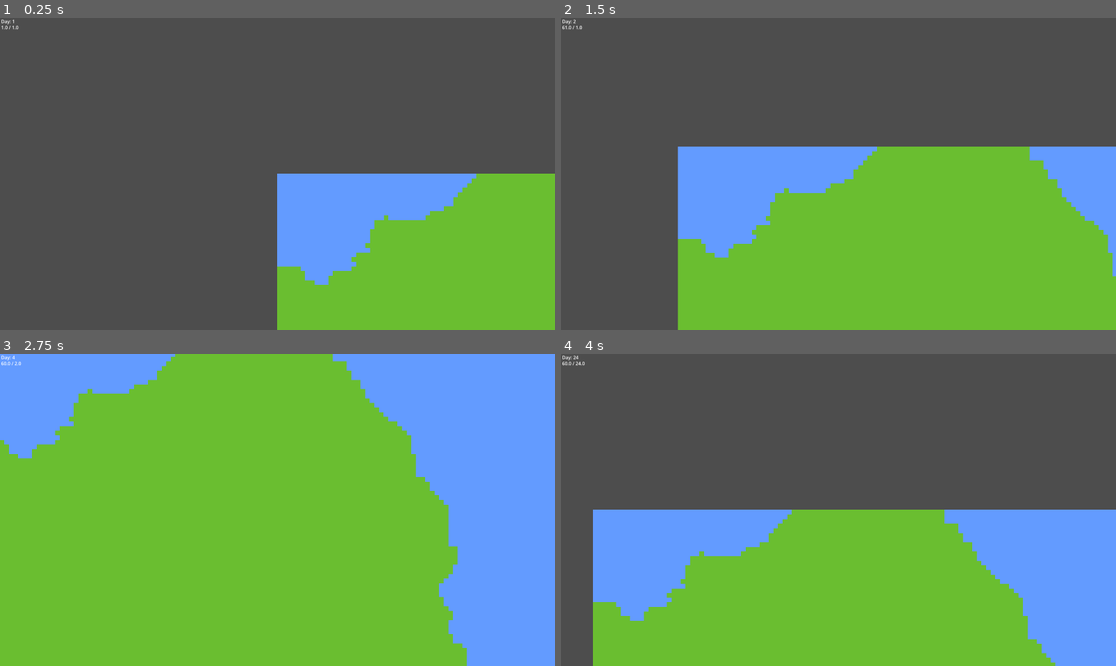
Above: before the commit, frames 1-4 (two rows, left to right).
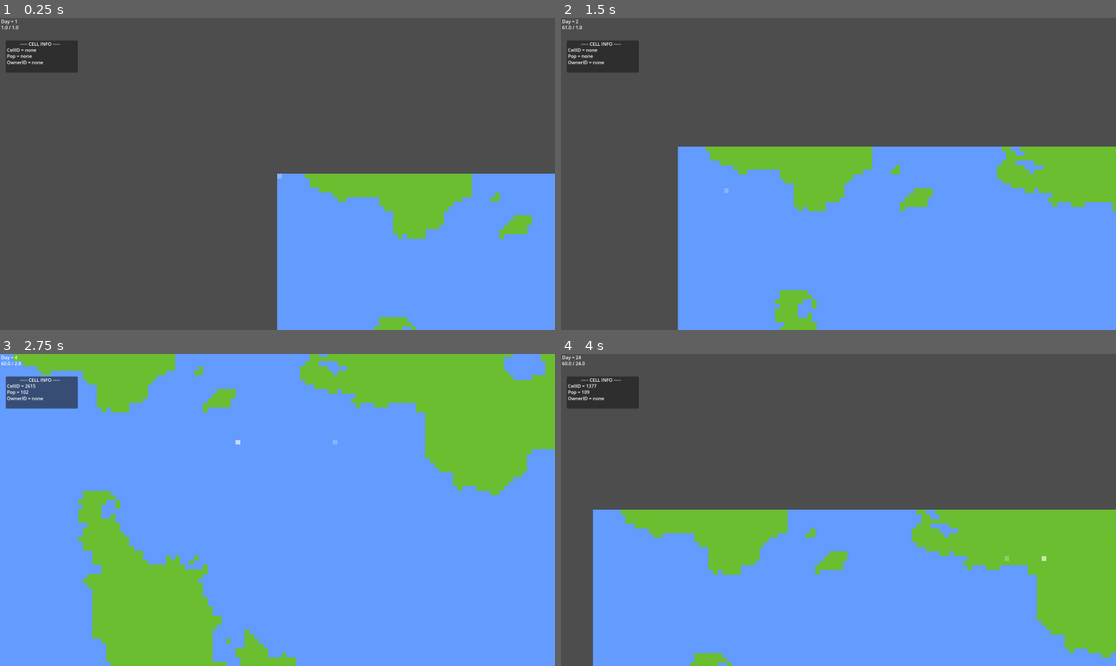
Above: after the commit, the same moments.

Repository: PowerThePowerfullest64/UntitledMapGame
Game: Godot game, scene res://main.tscn
Same seed, same stepped clock (60 frames per second), same inputs: the game is played once before the commit and once after it.
Inputs (mouse positions are in pixels of both pictures, inside the frame that each line leads up to):
- Up to frame 1 (0.25 s): no input
- Up to frame 2 (1.5 s): tap Enter at 0.5 s; move the mouse to (960, 158) at 0.52 s; hold D (move_right) 0.53-1.28 s; click (960, 158) at 0.6 s; move the mouse to (727, 189) at 1.27 s; hold S (move_down) from 1.28 s (still down); tap 1 (speed1) at 1.35 s
- Up to frame 3 (2.75 s): click (166, 525) at 1.55 s; move the mouse to (333, 441) at 2.02 s; release S (move_down) at 2.03 s; hold D (move_right) from 2.03 s (still down); tap 2 (speed2) at 2.1 s; click (333, 441) at 2.3 s
- Up to frame 4 (4 s): move the mouse to (810, 572) at 2.77 s; release D (move_right) at 2.78 s; hold W (move_up) 2.78-3.53 s; tap 3 (speed3) at 2.85 s; click (810, 572) at 3.05 s; move the mouse to (1005, 556) at 3.52 s; hold A (move_left) from 3.53 s (still down); tap 4 (speed4) at 3.6 s; click (1005, 556) at 3.8 s

The runs differ from the first frame. In frame 1, 21% of the frame differs, in the area x 1-100%, y 0-100%; in frame 2, 40%; in frame 3, 74%, in the area x 0-100%, y 0-100%; in frame 4, 40%.

Commit message:
CellInfo UI, More Cell Data, Select Cells

Diff:
--- a/map_manager.gd
+++ b/Scripts/Globals/map_manager.gd
@@ -1,13 +1,16 @@
 extends Node
 
 var population: PackedFloat32Array
+var selected: PackedByteArray
+var owner_id: PackedInt32Array
 
-const width: int = 256
-const height: int = 256
+const width: int = 128
+const height: int = 128
 
 var cell_count: int # how many cells exist
 
 var tilemaplayer: TileMapLayer
+var cell_length: int = 16
 
 var updating_cells: bool = false
 var cell_index: int = 0
@@ -19,18 +22,25 @@
 	cell_count = width * height
 
 	tilemaplayer = get_node("/root/main/TileMapLayer")
+	tilemaplayer.scale = Vector2.ONE * cell_length / 16.0 # 16 is default tile size from tileset
 
 	population = PackedFloat32Array()
+	selected = PackedByteArray()
+	owner_id = PackedInt32Array()
 
 	population.resize(cell_count)
+	selected.resize(cell_count)
+	owner_id.resize(cell_count)
 
-	noise.seed = randi_range(0, pow(2, 31)-1)
-	noise.frequency = 0.005
+	population.fill(100.0)
+	selected.fill(0)
+	owner_id.fill(-1)
+
+	noise.seed = randi_range(0, (1 << 63) - 1)
+	noise.frequency = 0.01
 	noise.fractal_octaves = 24
 
 	for i in range(cell_count):
-		population[i] = 100.0
-
 		var x: int = i % width
 		var y: int = i / width
 
@@ -51,7 +61,7 @@
 
 	if cell_index >= cell_count:
 		updating_cells = false
-		print("Finished Updating Cells")
+		#print("Finished Updating Cells")
 		return
 
 	var cells_left: int = cell_count - cell_index
@@ -71,4 +81,16 @@
 	updating_cells = true
 	cell_index = 0
 
-	print("Started Updating Cells")
+	#print("Started Updating Cells")
+
+func to_map_pos(pos: Vector2) -> Vector2i:
+	return pos / cell_length
+
+func to_screen_pos(pos: Vector2i) -> Vector2:
+	return pos * cell_length
+
+func within_bounds(pos: Vector2i) -> bool:
+	return pos.x >= 0 and pos.x < width and pos.y >= 0 and pos.y < height
+
+func pos_to_idx(pos: Vector2i) -> int:
+	return pos.y * width + pos.x
--- /dev/null
+++ b/Scripts/Globals/player_manager.gd
@@ -0,0 +1,51 @@
+extends Node2D
+
+var cell_selected: bool = false
+var selected_cell: Vector2i
+var selected_cell_id: int = 0
+
+var hover_color: Color = Color(1, 1, 1, 0.25)
+var select_color: Color = Color(1, 1, 1, 0.625)
+
+func _ready() -> void:
+	pass
+
+func _process(_delta: float) -> void:
+	if Input.is_action_just_pressed("select"):
+		var cell_pos: Vector2i = MapManager.to_map_pos(get_global_mouse_position())
+
+		if not MapManager.within_bounds(cell_pos):
+			print("Tried to access cell outside bounds of the map.")
+			return
+
+		var index: int = MapManager.pos_to_idx(cell_pos)
+
+		if cell_pos == selected_cell and cell_selected:
+			MapManager.selected[index] = 0
+			cell_selected = false
+			return
+
+		if cell_selected:
+			MapManager.selected.fill(0)
+
+		MapManager.selected[index] = 1
+		selected_cell = cell_pos
+		selected_cell_id = index
+		cell_selected = true
+
+	queue_redraw()
+
+func _draw() -> void:
+	var mouse_pos: Vector2 = get_global_mouse_position()
+	var cell_pos: Vector2i = MapManager.to_map_pos(mouse_pos)
+
+	if MapManager.within_bounds(cell_pos):
+		var aligned_mouse_pos: Vector2 = MapManager.to_screen_pos(cell_pos) # aligned to map grid
+		var rect: Rect2 = Rect2(aligned_mouse_pos, Vector2(MapManager.cell_length, MapManager.cell_length))
+
+		draw_rect(rect, hover_color)
+
+	if cell_selected:
+		var rect: Rect2 = Rect2(MapManager.to_screen_pos(selected_cell), Vector2(MapManager.cell_length, MapManager.cell_length))
+
+		draw_rect(rect, select_color)
--- /dev/null
+++ b/Scripts/Globals/ui_manager.gd
@@ -0,0 +1,56 @@
+extends Node
+
+var no_access_text: String = "none"
+
+@export var day_counter: Label
+@export var fps_counter: Label
+
+# cell specific
+@export var cell_id: Label
+@export var pop_counter: Label
+@export var owner_id: Label
+
+func _ready() -> void:
+	TimeManager.day_passed.connect(_on_day_passed)
+
+func _process(_delta: float) -> void:
+	update_fps_counter()
+	update_cell_id()
+	update_pop_counter()
+	update_cell_owner()
+
+func _on_day_passed(day: int) -> void:
+	update_day_counter(day)
+
+func update_day_counter(day: int) -> void:
+	day_counter.text = "Day = " + str(day)
+
+func update_fps_counter() -> void:
+	fps_counter.text = str(Engine.get_frames_per_second()) + " / " + str(TimeManager.tps)
+
+func update_cell_id() -> void:
+	if not PlayerManager.cell_selected:
+		cell_id.text = "CellID = " + no_access_text
+		return
+
+	cell_id.text = "CellID = " + str(PlayerManager.selected_cell_id)
+
+func update_pop_counter() -> void:
+	if not PlayerManager.cell_selected:
+		pop_counter.text = "Pop = " + no_access_text
+		return
+
+	pop_counter.text = "Pop = %.0f" % MapManager.population[PlayerManager.selected_cell_id]
+
+func update_cell_owner() -> void:
+	if not PlayerManager.cell_selected:
+		owner_id.text = "OwnerID = " + no_access_text
+		return
+
+	var cell_owner: int = MapManager.owner_id[PlayerManager.selected_cell_id]
+
+	if cell_owner == -1:
+		owner_id.text = "OwnerID = " + no_access_text
+		return
+
+	owner_id.text = "OwnerID = " + str(cell_owner)
--- a/nation.gd
+++ b/Scripts/nation.gd
@@ -13,6 +13,7 @@
 
 	cells.append(cell_id)
 	area += 1
+	MapManager.owner_id[cell_id] = id
 
 	return true
 
@@ -21,6 +22,7 @@
 
 	cells.erase(cell_id)
 	area -= 1
+	MapManager.owner_id[cell_id] = -1
 
 	return true
 
--- a/day_counter.gd
+++ /dev/null
@@ -1,7 +0,0 @@
-extends Label
-
-func _ready() -> void:
-	TimeManager.day_passed.connect(_on_day_passed)
-
-func _on_day_passed(day: int) -> void:
-	text = "Day: " + str(day)
--- a/fps_tps_counter.gd
+++ /dev/null
@@ -1,4 +0,0 @@
-extends Label
-
-func _process(_delta: float) -> void:
-	text = str(Engine.get_frames_per_second()) + " / " + str(TimeManager.tps)
--- a/main.tscn
+++ b/main.tscn
@@ -1,9 +1,8 @@
 [gd_scene format=3 uid="uid://43hb11is8lmv"]
 
 [ext_resource type="Texture2D" uid="uid://digemsqhh4wfs" path="res://terrain_tilesheet.svg" id="1_ig7tw"]
-[ext_resource type="Script" uid="uid://c03dcmy8iqho5" path="res://observer_camera.gd" id="2_0xm2m"]
-[ext_resource type="Script" uid="uid://bxxwpjrlygmrs" path="res://day_counter.gd" id="3_h2yge"]
-[ext_resource type="Script" uid="uid://bdyy02uwymm1m" path="res://fps_tps_counter.gd" id="4_1bvp3"]
+[ext_resource type="Script" uid="uid://c03dcmy8iqho5" path="res://Scripts/observer_camera.gd" id="2_0xm2m"]
+[ext_resource type="Script" uid="uid://r76x31duv3gb" path="res://Scripts/Globals/ui_manager.gd" id="5_lquwl"]
 
 [sub_resource type="TileSetAtlasSource" id="TileSetAtlasSource_0xm2m"]
 texture = ExtResource("1_ig7tw")
@@ -16,6 +15,7 @@
 [node name="main" type="Node2D" unique_id=751366935]
 
 [node name="TileMapLayer" type="TileMapLayer" parent="." unique_id=955779723]
+z_index = -5
 tile_set = SubResource("TileSet_h2yge")
 
 [node name="Camera2D" type="Camera2D" parent="." unique_id=1269354386]
@@ -23,19 +23,67 @@
 position_smoothing_speed = 10.0
 script = ExtResource("2_0xm2m")
 
+[node name="UIManager" type="Control" parent="." unique_id=1342489894 node_paths=PackedStringArray("day_counter", "fps_counter", "cell_id", "pop_counter", "owner_id")]
+layout_mode = 3
+anchors_preset = 0
+offset_right = 40.0
+offset_bottom = 40.0
+script = ExtResource("5_lquwl")
+day_counter = NodePath("../CanvasLayer/Day")
+fps_counter = NodePath("../CanvasLayer/FPS_TPS")
+cell_id = NodePath("../CanvasLayer/CellInfoPanel/CellID")
+pop_counter = NodePath("../CanvasLayer/CellInfoPanel/Pop")
+owner_id = NodePath("../CanvasLayer/CellInfoPanel/OwnerID")
+
 [node name="CanvasLayer" type="CanvasLayer" parent="." unique_id=1734592792]
 
-[node name="DayCounter" type="Label" parent="CanvasLayer" unique_id=2058725361]
+[node name="Day" type="Label" parent="CanvasLayer" unique_id=2058725361]
 offset_left = 4.0
 offset_right = 52.0
 offset_bottom = 23.0
-text = "Day: 1"
-script = ExtResource("3_h2yge")
+text = "Day = 1"
 
-[node name="fps_tpsCounter" type="Label" parent="CanvasLayer" unique_id=1325219139]
+[node name="FPS_TPS" type="Label" parent="CanvasLayer" unique_id=1325219139]
 offset_left = 4.0
 offset_top = 21.0
 offset_right = 74.0
 offset_bottom = 44.0
 text = "FPS / TPS"
-script = ExtResource("4_1bvp3")
+
+[node name="CellInfoPanel" type="Panel" parent="CanvasLayer" unique_id=138159420]
+offset_left = 20.0
+offset_top = 78.0
+offset_right = 269.0
+offset_bottom = 189.0
+
+[node name="CELLINFO" type="Label" parent="CanvasLayer/CellInfoPanel" unique_id=2095937919]
+layout_mode = 0
+offset_left = 49.0
+offset_right = 189.0
+offset_bottom = 23.0
+text = "----- CELL INFO -----"
+horizontal_alignment = 1
+
+[node name="CellID" type="Label" parent="CanvasLayer/CellInfoPanel" unique_id=1230875860]
+layout_mode = 0
+offset_left = 4.0
+offset_top = 21.0
+offset_right = 89.0
+offset_bottom = 44.0
+text = "CellID = "
+
+[node name="Pop" type="Label" parent="CanvasLayer/CellInfoPanel" unique_id=463174442]
+layout_mode = 0
+offset_left = 4.0
+offset_top = 42.0
+offset_right = 89.0
+offset_bottom = 65.0
+text = "Pop = "
+
+[node name="OwnerID" type="Label" parent="CanvasLayer/CellInfoPanel" unique_id=542138631]
+layout_mode = 0
+offset_left = 4.0
+offset_top = 64.0
+offset_right = 91.0
+offset_bottom = 87.0
+text = "OwnerID = "
--- a/project.godot
+++ b/project.godot
@@ -21,6 +21,7 @@
 MapManager="*uid://d3gwudcxcvp5j"
 TimeManager="*uid://ejaasetkjofw"
 NationManager="*uid://g1quankw816f"
+PlayerManager="*uid://crgtj4u7s0a6o"
 
 [debug]
 
@@ -85,6 +86,11 @@
 "events": [Object(InputEventKey,"resource_local_to_scene":false,"resource_name":"","device":-1,"window_id":0,"alt_press …(191 unchanged characters)…
 ]
 }
+select={
+"deadzone": 0.2,
+"events": [Object(InputEventMouseButton,"resource_local_to_scene":false,"resource_name":"","device":-1,"window_id":0,"alt_pressed":false,"shift_pressed":false,"ctrl_pressed":false,"meta_pressed":false,"button_mask":1,"position":Vector2(122, 12),"global_position":Vector2(131, 60),"factor":1.0,"button_index":1,"canceled":false,"pressed":true,"double_click":false,"script":null)
+]
+}
 
 [physics]
 
Renamed: map_manager.gd.uid -> Scripts/Globals/map_manager.gd.uid
Renamed: nation_manager.gd -> Scripts/Globals/nation_manager.gd
Renamed: nation_manager.gd.uid -> Scripts/Globals/nation_manager.gd.uid
Not shown, added: Scripts/Globals/player_manager.gd.uid
Renamed: time_manager.gd -> Scripts/Globals/time_manager.gd
Renamed: time_manager.gd.uid -> Scripts/Globals/time_manager.gd.uid
Not shown, added: Scripts/Globals/ui_manager.gd.uid
Renamed: nation.gd.uid -> Scripts/nation.gd.uid
Renamed: observer_camera.gd -> Scripts/observer_camera.gd
Renamed: observer_camera.gd.uid -> Scripts/observer_camera.gd.uid
Not shown, removed: day_counter.gd.uid
Not shown, removed: fps_tps_counter.gd.uid
